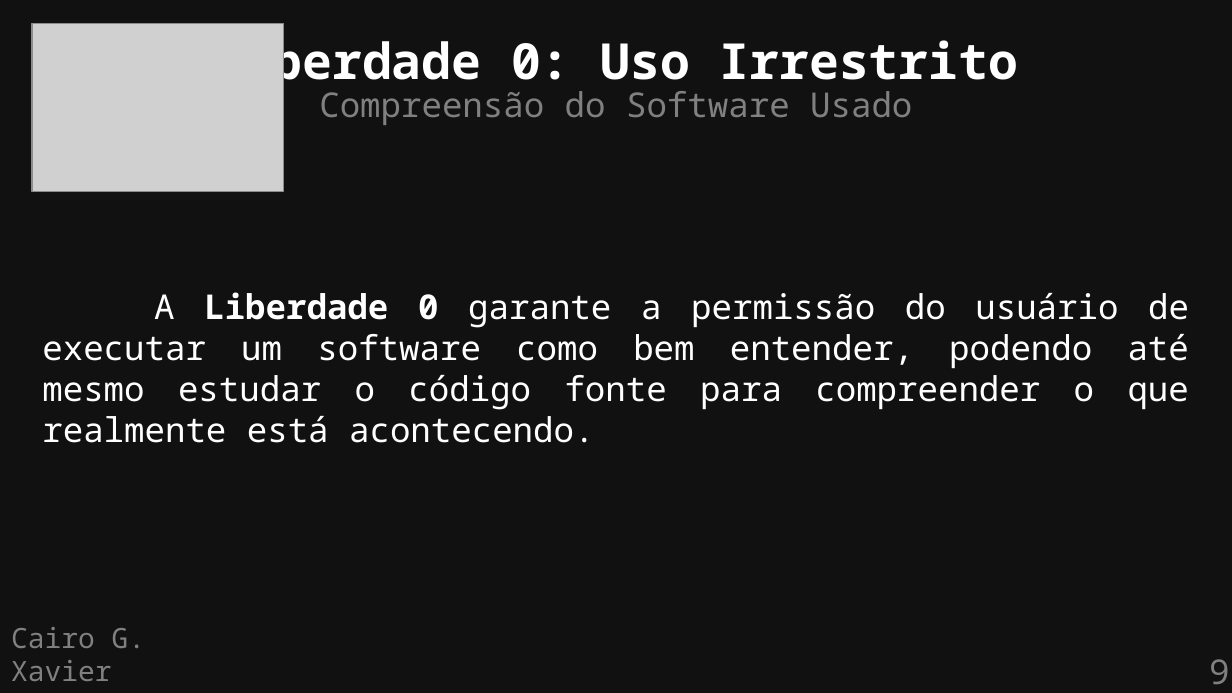
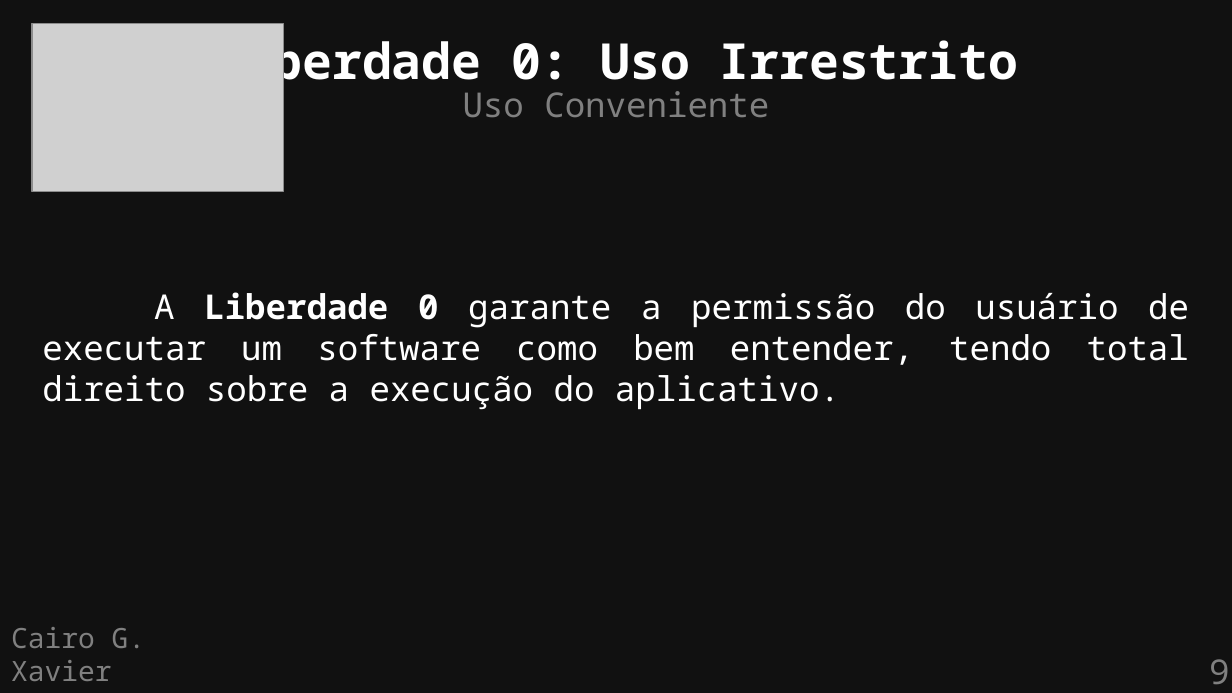
Before and after one commit to cairoGarcia/flisol-2026-ufmg, a slide deck: slide 9 of slides/definicao.odp. Drawn at 1232x693 pixels with LibreOffice and Linux fonts; fonts in the diff are those of the drawing; grey boxes stand for pictures. Boxes give left, top, right and bottom in pixels: in the first picture for what was removed or moved away, otherwise in the second. Text is boxed around its words. In the diff, an @@ line names an element or a change of style, - is before the commit and + after.

```diff
--- a/slides/definicao.odp
+++ b/slides/definicao.odp
@@ text at (463, 91, 769, 117): text changed @@
-Compreensão do Software Usado
+Uso Conveniente
@@ text at (42, 292, 1189, 410): text changed @@
-A Liberdade 0 garante a permissão do usuário de executar um software como bem entender, podendo até mesmo estudar o código fonte para compreender o que realmente está acontecendo.
+A Liberdade 0 garante a permissão do usuário de executar um software como bem entender, tendo total direito sobre a execução do aplicativo.
```
Also in this commit, not shown: 9 other slides changed, 2 other files.
